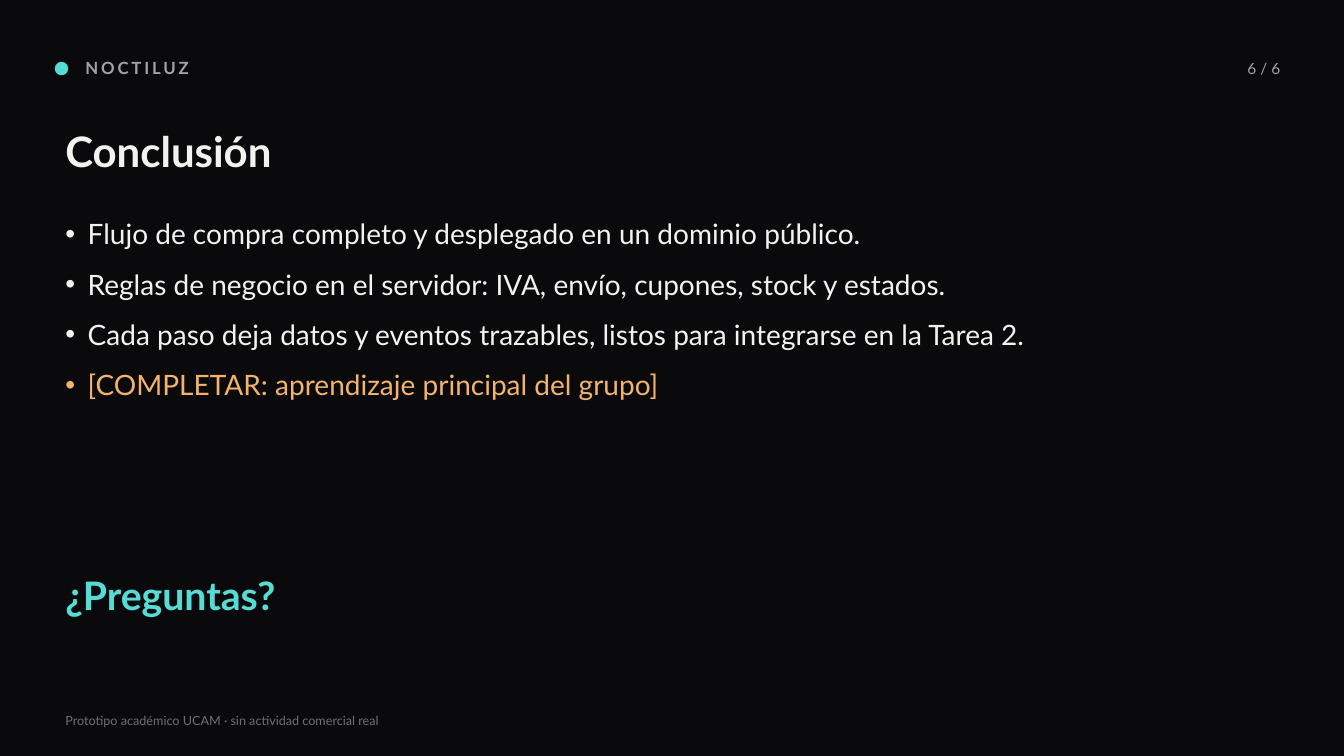
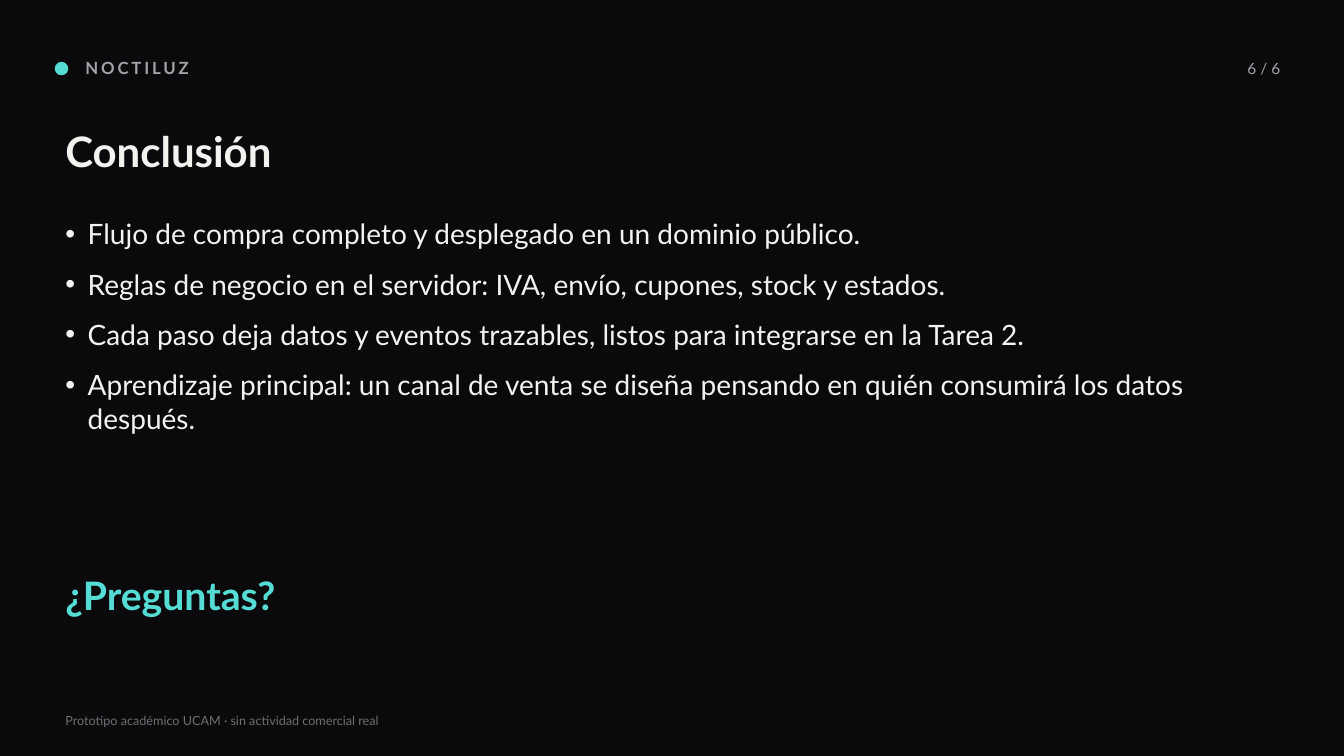
Before and after one commit to luisgabu0-gif/noctiluz-ucam, a slide deck: slide 6 of docs/Diapositivas_NOCTILUZ.pptx. Drawn at 1344x756 pixels with LibreOffice and Linux fonts; fonts in the diff are those of the drawing. Boxes give left, top, right and bottom in pixels: in the first picture for what was removed or moved away, otherwise in the second. Text is boxed around its words. In the diff, an @@ line names an element or a change of style, - is before the commit and + after.

```diff
--- a/docs/Diapositivas_NOCTILUZ.pptx
+++ b/docs/Diapositivas_NOCTILUZ.pptx
@@ text at bbox=[88, 374, 1183, 434]: text changed; text colour #F3B36B to #F3F2EF @@
-• [COMPLETAR: aprendizaje principal del grupo]
+• Aprendizaje principal: un canal de venta se diseña pensando en quién consumirá los datos después.
```
Also in this commit, not shown: 2 other slides changed, 2 other files.
